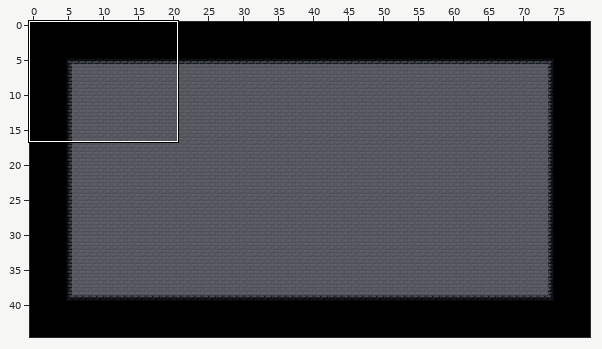
One commit to this Tiled map: Content/Tilemaps/test.tmx. The first picture is a wide view before the edit; the outline marks the close-up.
Close-up. First the earlier version:
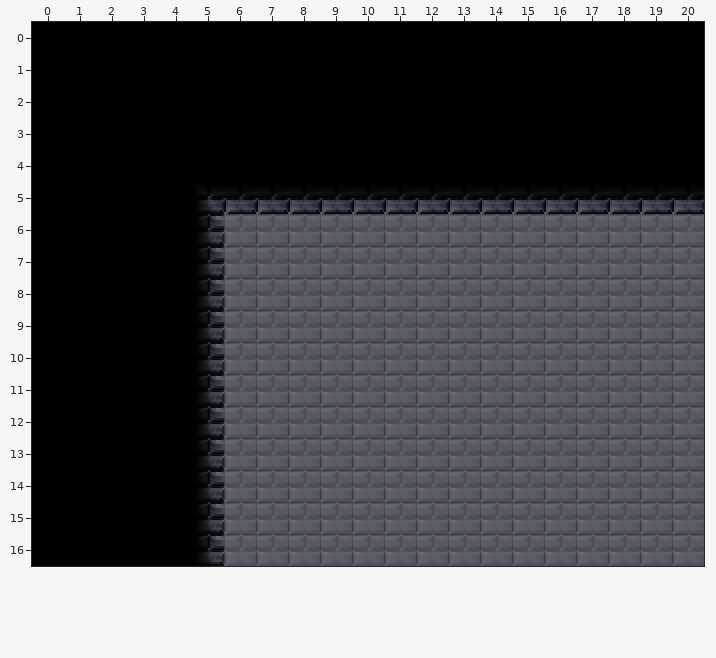
Cells are 16x16 px. Shown: x 0..20, y 0..16. The commit also changed other parts of the map, which this record leaves out. The old version is drawn lined up with the new one.
And afterwards:
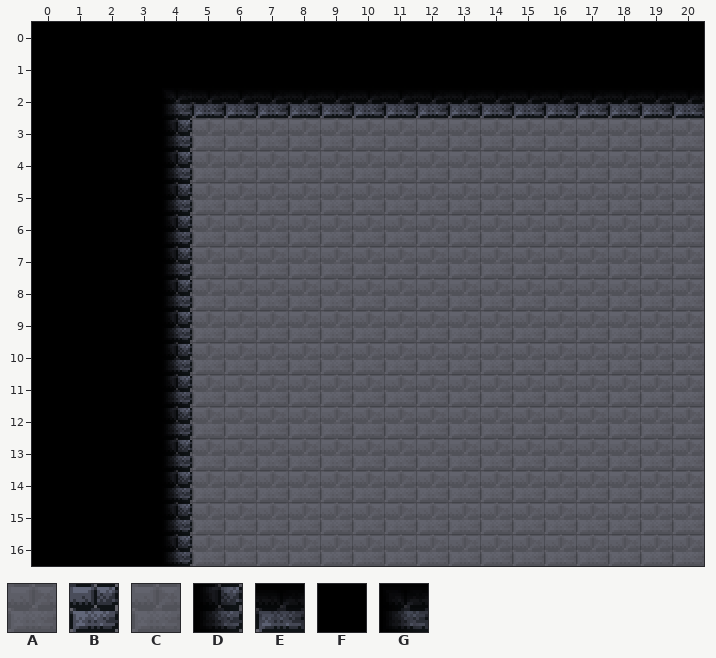
Key: from "Bricks": A 1, B 2, C 19; from "Shadows": D 0, E 1, F 4, G 10.
_ is an empty cell.
See-through tiles are keyed as they look on the map.
Change:
map size 80x45 -> 40x30 cells
layer "Background" opacity 25% -> 20%
Layer "Background":
Tile A now appears in rows 2 to 4 at x 4 to 20; in rows 5 to 16 at x 4.
The author changed tile C to tile A in row 5 at x 5 to 20; in rows 6 to 16 at x 5.
Layer "Foreground":
Tile A now appears in row 2 at x 4 to 20.
Tile B now appears in rows 3 to 16 at x 4.
The tile that lay hidden is gone in rows 3 to 4 at x 5 to 20.
Tile C is gone in row 5 at x 5 to 20; in rows 6 to 16 at x 5.
Layer "Shadows":
The author changed tile F to tile D in rows 3 to 16 at x 4.
The author changed tile F to tile E in row 2 at x 5 to 20.
The author changed tile F to tile G in row 2 at x 4.
Tile D is gone in rows 6 to 16 at x 5.
Tile E is gone in row 5 at x 6 to 20.
Tile F is gone in rows 3 to 4 at x 5 to 20.
Tile G is gone in row 5 at x 5.
